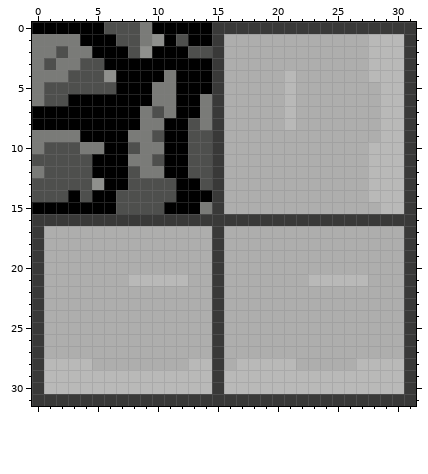
One commit to this pixel-art sprite: MineroBio Project/Assets/Tiles/asfalt-corner-png.png. This is how it looked before the edit.
The file is 32x32 pixels.
Now the later version:
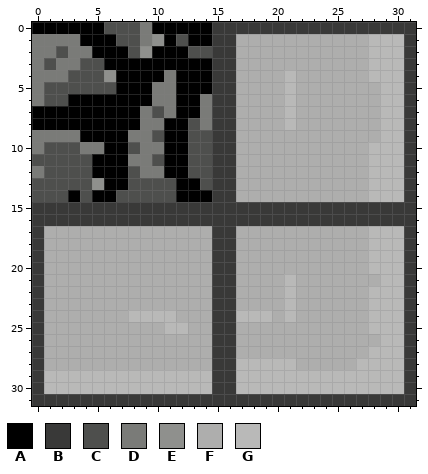
Palette (. is transparent): A #000000  B #393938  C #4e4f4d  D #7a7b78  E #8f908d  F #aeaead  G #b9b9b8
The edit:
Colour B replaces colour A in row 15 at x 0 to 6 and 11 to 13.
Colour B replaces colour C in row 15 at x 7 to 10.
Colour B replaces colour D in row 15 at x 14.
Colour B replaces colour F in rows 1 to 14 at x 16; in row 15 at x 16 to 28; in rows 17 to 28 at x 16.
Colour B replaces colour G in row 15 at x 29 to 30; in rows 29 to 30 at x 16.
Colour F replaces colour G in row 21 at x 8 to 12 and 23 to 27; in row 28 at x 1 to 4 and 13 to 14.
Colour G replaces colour F in rows 17 to 20 at x 28 to 30; in row 21 at x 21 and 29 to 30; in rows 22 to 23 at x 21 and 28 to 30; in row 24 at x 8 to 11, 17 to 19, 21 and 28 to 30; in row 25 at x 11 to 12 and 28 to 30; in row 26 at x 29 to 30.
Colour G replaces colour F in row 27 at x 28 to 30.
Changed places in both pictures, as pixel boxes (x1, y1, x2, y2):
changed: (32, 34, 404, 394)
